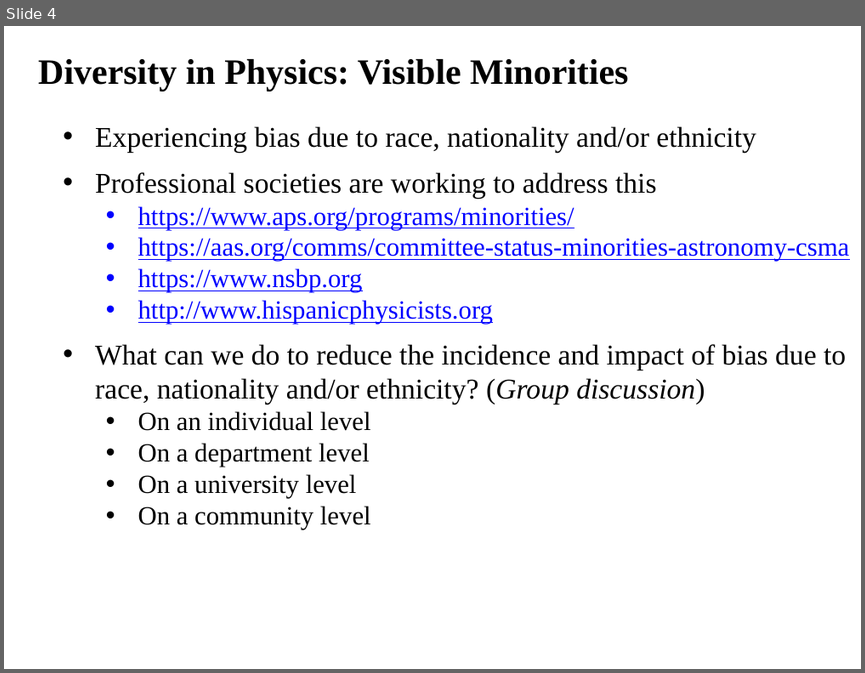
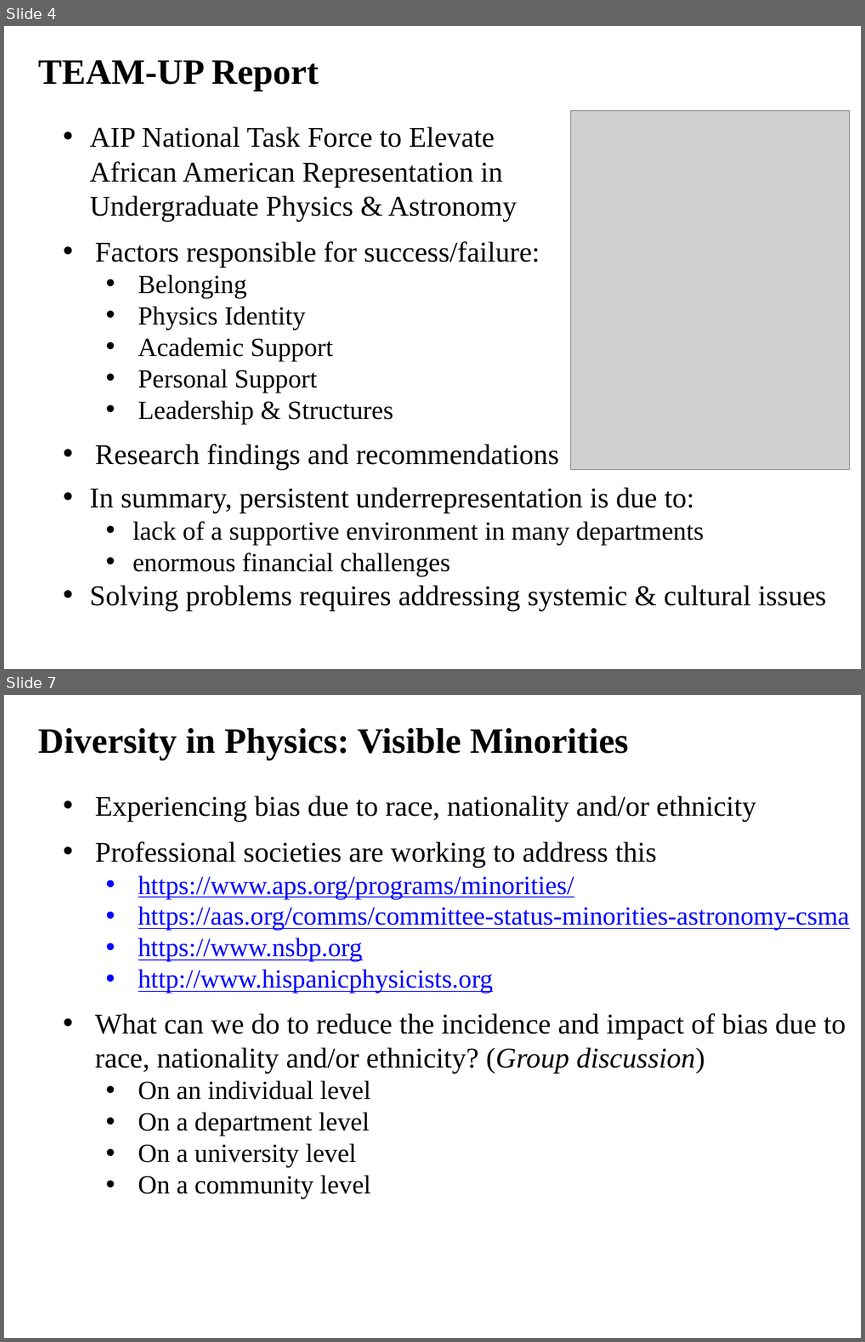
Before and after one commit to ajvanderhorst/PhysicsCapstoneGW, a slide deck: Topics/Slides/ClassCommunity2DiversityInclusion.pptx. Shown one above the other, each under a label of ours: slide 4 before the commit, slides 4 and 7 after it; the slides between them are not shown. The pictures are 865x673 and 865x1342 pixels, drawn with LibreOffice and Linux fonts; fonts in the diff are those of the drawing; grey boxes stand for pictures. Boxes give left, top, right and bottom in pixels: in the first picture for what was removed or moved away, otherwise in the second. Text is boxed around its words. In the diff, an @@ line names an element or a change of style, - is before the commit and + after.

```diff
--- a/Topics/Slides/ClassCommunity2DiversityInclusion.pptx
+++ b/Topics/Slides/ClassCommunity2DiversityInclusion.pptx
@@ slide 4 added at [4, 26, 861, 669], background #FFFFFF @@
@@ text added at [38, 60, 318, 91], 30 pt, text #000000, bold @@
+TEAM-UP Report
@@ text added at [90, 126, 559, 470], 24 pt, text #000000 @@
+• AIP National Task Force to Elevate African American Representation in Undergraduate Physics & Astronomy
+• Factors responsible for success/failure:
+  • Belonging
+  • Physics Identity
+  • Academic Support
+  • Personal Support
+  • Leadership & Structures
+• Research findings and recommendations
@@ picture added at [570, 111, 849, 470] @@
@@ text added at [90, 487, 826, 610], 24 pt, text #000000 @@
+• In summary, persistent underrepresentation is due to:
+  • lack of a supportive environment in many departments
+  • enormous financial challenges
+• Solving problems requires addressing systemic & cultural issues
@@ what was slide 4 is now slide 7 @@
```
Also in this commit, not shown: 2 slides changed, 4 other slides added, 2 other files.
